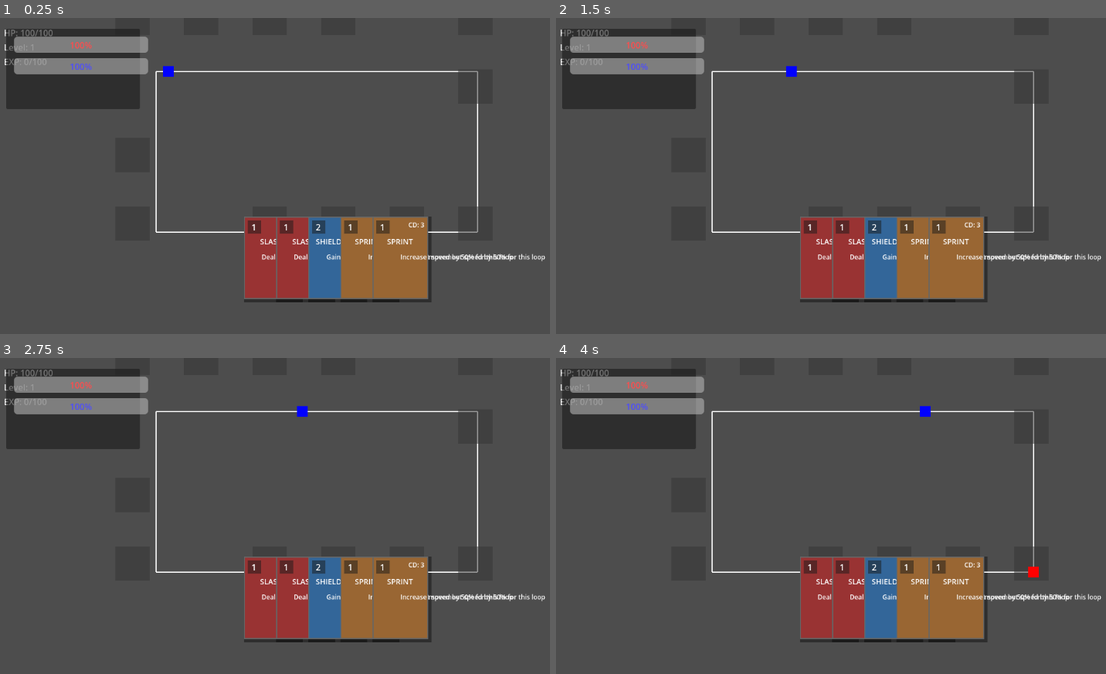
Above: before the commit, frames 1-4 (two rows, left to right).
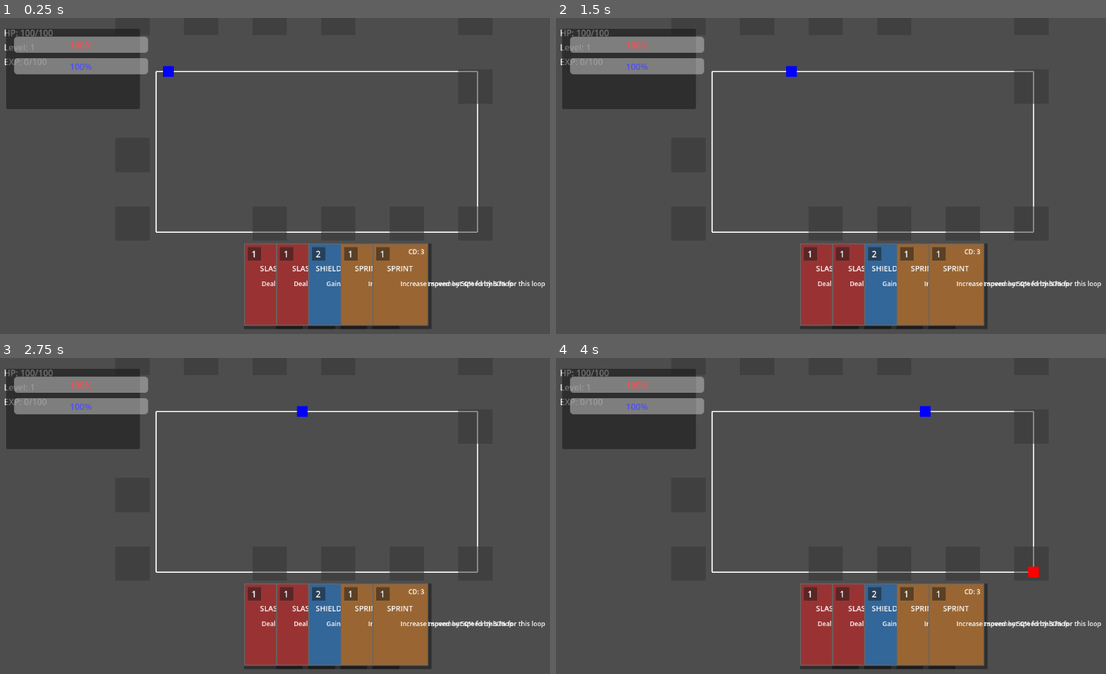
Above: after the commit, the same moments.

Repository: ivajpro/erlenmeyer
Game: Godot game, scene res://scenes/levels/game_loop.tscn
Two runs of this game, one before a commit and one after it. Both use one fixed random seed, a clock stepped at 60 frames per second and the inputs below.
Inputs (mouse positions are in pixels of both pictures, inside the frame that each line leads up to):
- Up to frame 1 (0.25 s): no input
- Up to frame 2 (1.5 s): move the mouse to (825, 258) at 0.52 s; click (825, 258) at 0.67 s; move the mouse to (858, 258) at 1.27 s; click (858, 258) at 1.42 s
- Up to frame 3 (2.75 s): move the mouse to (335, 598) at 2.02 s; click (335, 598) at 2.17 s
- Up to frame 4 (4 s): move the mouse to (924, 598) at 2.77 s; click (924, 598) at 2.92 s; tap Enter at 3.5 s; move the mouse to (957, 598) at 3.52 s; click (957, 598) at 3.67 s

The runs differ from the first frame. In frame 1, 7.8% of the frame differs, in the area x 44-100%, y 62-99%; in frame 2, 7.8%; in frame 3, 7.8%; in frame 4, 7.8%.

Commit message:
Trying to fix UI. Still working on it.

Diff:
--- a/loop-fantasy/resources/ui_theme.tres
+++ b/loop-fantasy/resources/ui_theme.tres
@@ -1,4 +1,15 @@
-[gd_resource type="Theme" load_steps=2 format=3]
+[gd_resource type="Theme" load_steps=3 format=3 uid="uid://c6unnpv0h16ay"]
+
+[sub_resource type="StyleBoxFlat" id="StyleBoxFlat_card_area"]
+bg_color = Color(0.15, 0.15, 0.2, 0.9)
+border_width_left = 2
+border_width_top = 2
+border_width_right = 2
+border_width_bottom = 2
+border_color = Color(0.4, 0.4, 0.5, 1)
+corner_radius_top_left = 12
+corner_radius_top_right = 12
+expand_margin_top = 10.0
 
 [sub_resource type="StyleBoxFlat" id="StyleBoxFlat_panel"]
 bg_color = Color(0.12, 0.12, 0.18, 0.95)
@@ -6,7 +17,7 @@
 border_width_top = 3
 border_width_right = 3
 border_width_bottom = 3
-border_color = Color(0.3, 0.3, 0.4, 1.0)
+border_color = Color(0.3, 0.3, 0.4, 1)
 corner_radius_top_left = 8
 corner_radius_top_right = 8
 corner_radius_bottom_right = 8
@@ -14,17 +25,6 @@
 shadow_color = Color(0, 0, 0, 0.3)
 shadow_size = 4
 
-[sub_resource type="StyleBoxFlat" id="StyleBoxFlat_card_area"]
-bg_color = Color(0.15, 0.15, 0.2, 0.9)
-border_width_left = 2
-border_width_top = 2
-border_width_right = 2
-border_width_bottom = 2
-border_color = Color(0.4, 0.4, 0.5, 1.0)
-corner_radius_top_left = 12
-corner_radius_top_right = 12
-expand_margin_top = 10
-
 [resource]
+CardArea/styles/normal = SubResource("StyleBoxFlat_card_area")
 Panel/styles/panel = SubResource("StyleBoxFlat_panel")
-CardArea/styles/normal = SubResource("StyleBoxFlat_card_area")
--- /dev/null
+++ b/loop-fantasy/scenes/game_scene.gd
@@ -0,0 +1,6 @@
+extends Node2D
+
+func _ready():
+	var camera = Camera2D.new()
+	camera.make_current()
+	add_child(camera)
--- /dev/null
+++ b/loop-fantasy/scenes/game_scene.tscn
@@ -0,0 +1,63 @@
+[gd_scene load_steps=7 format=3 uid="uid://bkhs7qhv36hu1"]
+
+[ext_resource type="PackedScene" path="res://scenes/characters/hero.tscn" id="1_1v0vj"]
+[ext_resource type="Script" path="res://scenes/game_scene.gd" id="1_duxuu"]
+[ext_resource type="PackedScene" uid="uid://qtyhhn8pstui" path="res://scenes/characters/enemy.tscn" id="2_3jogj"]
+[ext_resource type="PackedScene" uid="uid://co7uuqur7wwj3" path="res://scenes/levels/game_loop.tscn" id="3_phojg"]
+[ext_resource type="Script" path="res://scripts/ui/game_hud.gd" id="5_hpcy1"]
+[ext_resource type="Script" path="res://scripts/ui/hand_manager.gd" id="5_wybc8"]
+
+[node name="GameScene" type="Node2D"]
+script = ExtResource("1_duxuu")
+
+[node name="WorldContent" type="Node2D" parent="."]
+
+[node name="Hero" parent="WorldContent" instance=ExtResource("1_1v0vj")]
+
+[node name="Enemy" parent="WorldContent" instance=ExtResource("2_3jogj")]
+
+[node name="GameLoop" parent="WorldContent" instance=ExtResource("3_phojg")]
+
+[node name="UI" type="Control" parent="."]
+layout_mode = 3
+anchors_preset = 0
+offset_right = 40.0
+offset_bottom = 40.0
+
+[node name="GameHUD" type="Control" parent="UI"]
+anchors_preset = 0
+offset_right = 40.0
+offset_bottom = 40.0
+script = ExtResource("5_hpcy1")
+
+[node name="StatsContainer" type="MarginContainer" parent="UI/GameHUD"]
+layout_mode = 1
+offset_right = 40.0
+offset_bottom = 40.0
+theme_override_constants/margin_left = 20
+theme_override_constants/margin_top = 20
+theme_override_constants/margin_right = 20
+theme_override_constants/margin_bottom = 20
+
+[node name="HPBar" type="ProgressBar" parent="UI/GameHUD/StatsContainer"]
+layout_mode = 2
+
+[node name="ManaBar" type="ProgressBar" parent="UI/GameHUD/StatsContainer"]
+layout_mode = 2
+
+[node name="HandArea" type="Control" parent="UI/GameHUD"]
+layout_mode = 1
+anchors_preset = 12
+anchor_top = 1.0
+anchor_right = 1.0
+anchor_bottom = 1.0
+grow_horizontal = 2
+grow_vertical = 0
+
+[node name="Background" type="Panel" parent="UI/GameHUD/HandArea"]
+layout_mode = 0
+offset_right = 40.0
+offset_bottom = 40.0
+
+[node name="HandManager" type="Node2D" parent="UI"]
+script = ExtResource("5_wybc8")
--- /dev/null
+++ b/loop-fantasy/scripts/ui/game_hud.gd
@@ -0,0 +1,100 @@
+extends Control
+class_name GameHUD
+
+@onready var stats_container: MarginContainer = $StatsContainer
+@onready var hand_area: Control = $HandArea
+
+func _ready():
+	setup_layout()
+	# Set anchors to cover full screen
+	anchor_left = 0
+	anchor_top = 0
+	anchor_right = 1
+	anchor_bottom = 1
+
+	# Remove any offsets
+	offset_left = 0
+	offset_top = 0
+	offset_right = 0
+	offset_bottom = 0
+
+func setup_layout():
+	# Stats container (top-left)
+	var stats_container = create_stats_container()
+	add_child(stats_container)
+
+	# Hand area (bottom)
+	var hand_area = create_hand_area()
+	add_child(hand_area)
+
+	# Menu button (top-right)
+	var menu_button = create_menu_button()
+	add_child(menu_button)
+
+func create_stats_container() -> MarginContainer:
+	var container = MarginContainer.new()
+	container.name = "StatsContainer"
+	container.custom_minimum_size = Vector2(200, 100)
+	container.anchor_left = 0
+	container.anchor_top = 0
+	container.offset_left = 20
+	container.offset_top = 20
+
+	var vbox = VBoxContainer.new()
+	vbox.add_theme_constant_override("separation", 10)
+
+	# HP Bar
+	var hp_bar = create_resource_bar("HP", Color(0.8, 0.2, 0.2))
+	vbox.add_child(hp_bar)
+
+	# Mana Bar
+	var mana_bar = create_resource_bar("MP", Color(0.2, 0.2, 0.8))
+	vbox.add_child(mana_bar)
+
+	container.add_child(vbox)
+	return container
+
+func create_resource_bar(label_text: String, color: Color) -> HBoxContainer:
+	var container = HBoxContainer.new()
+	container.add_theme_constant_override("separation", 10)
+
+	var label = Label.new()
+	label.text = label_text
+	label.custom_minimum_size = Vector2(30, 0)
+	container.add_child(label)
+
+	var progress = ProgressBar.new()
+	progress.custom_minimum_size = Vector2(150, 20)
+	progress.value = 100
+	progress.show_percentage = true
+	progress.add_theme_color_override("font_color", color)
+	container.add_child(progress)
+
+	return container
+
+func create_hand_area() -> Control:
+	var area = Control.new()
+	area.name = "HandArea"
+	area.anchor_left = 0
+	area.anchor_right = 1
+	area.anchor_top = 1
+	area.anchor_bottom = 1
+	area.offset_top = -200
+
+	var panel = Panel.new()
+	panel.set_anchors_preset(Control.PRESET_FULL_RECT)
+	panel.add_theme_stylebox_override("panel", load("res://resources/ui_theme.tres").get_stylebox("normal", "Panel"))
+	area.add_child(panel)
+
+	return area
+
+func create_menu_button() -> Button:
+	var button = Button.new()
+	button.text = "Menu"
+	button.anchor_left = 1
+	button.anchor_right = 1
+	button.offset_left = -100
+	button.offset_right = -20
+	button.offset_top = 20
+	button.custom_minimum_size = Vector2(80, 30)
+	return button
--- a/loop-fantasy/scripts/ui/hand_manager.gd
+++ b/loop-fantasy/scripts/ui/hand_manager.gd
@@ -11,18 +11,15 @@
 var card_types = ["basic", "healing", "damage", "speed"]
 var ability_pool = ["slash", "shield", "heal", "sprint"]
 var selected_card: Card = null
+var card_base_height: float = 0.0
 
 func _ready():
-	# Create card area background
-	var card_area = Panel.new()
-	card_area.name = "CardArea"
-	card_area.set_anchors_preset(Control.PRESET_BOTTOM_WIDE)
-	card_area.custom_minimum_size = Vector2(0, 200)
-
-	# Fix the get_stylebox call by providing both required arguments
-	var theme = load("res://resources/ui_theme.tres")
-	card_area.add_theme_stylebox_override("panel", theme.get_stylebox("CardArea", "Panel"))
-	add_child(card_area)
+	# Get reference to hand area for proper card positioning
+	var hand_area = get_node("../GameHUD/HandArea")
+	if hand_area:
+		# Position cards relative to hand area
+		var area_rect = hand_area.get_rect()
+		card_base_height = area_rect.position.y + 50  # 50px from top of hand area
 
 	draw_initial_hand()
 
@@ -50,7 +47,7 @@
 		var total_width = (cards.size() + 1) * 120  # 120 is card spacing
 		var start_x = (viewport_size.x - total_width) / 2
 		var card_x = start_x + (120 * cards.size())
-		var card_y = viewport_size.y - 200  # Place cards 200 pixels from bottom
+		var card_y = viewport_size.y - 150  # Adjusted to fit in hand area
 
 		card.position = Vector2(card_x, card_y)
 
Not shown: 1 places in loop-fantasy/scenes/levels/game_loop.tscn that only renumber resources
Empty file added: loop-fantasy/scripts/core/game_state.gd
